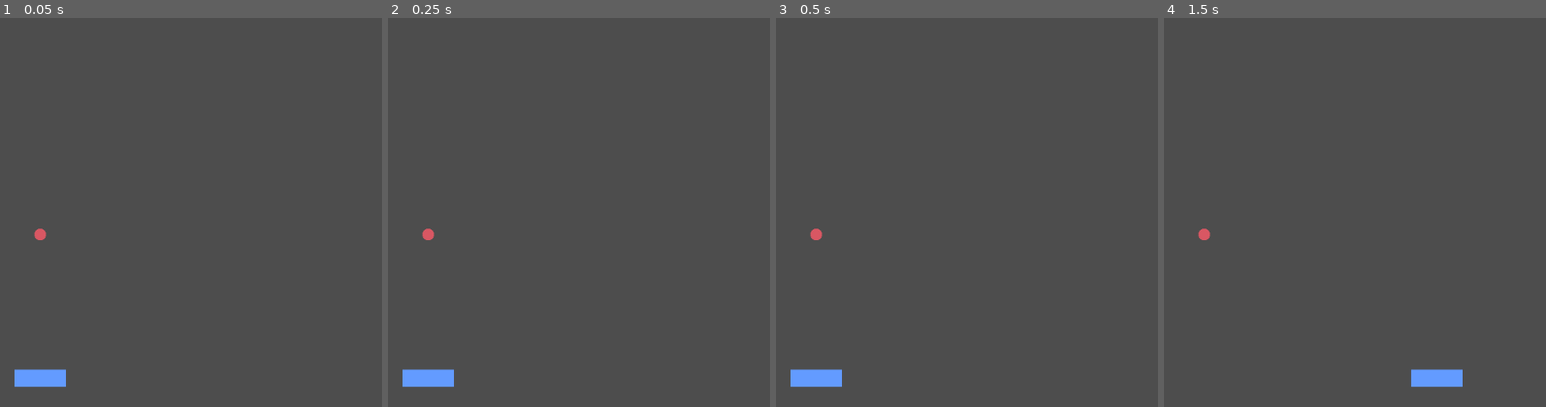
Above: before the commit, frames 1-4 (left to right).
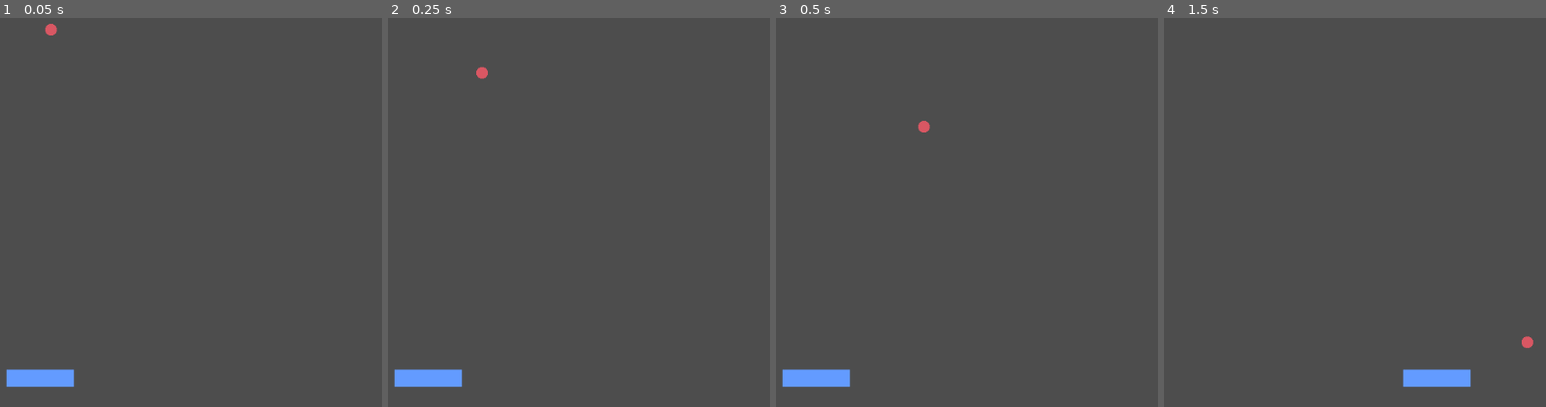
Above: after the commit, the same moments.

Repository: Fernando-Lamounier/BreakoutClone
Game: Godot game, scene res://scenes/gameplay.tscn
The game is run twice, just before and just after one commit, with the same random seed, the same clock (stepped at 60 frames per second) and the same inputs.
Inputs:
- Up to frame 1 (0.05 s): no input
- Up to frame 2 (0.25 s): no input
- Up to frame 3 (0.5 s): no input
- Up to frame 4 (1.5 s): tap Enter at 0.5 s; hold Right 0.53-1.28 s; tap Space at 1.25 s; hold Left from 1.28 s (still down)

The runs differ from the first frame. In frame 1, 0.4% of the frame differs, in the area x 1-20%, y 1-96%; in frame 2, 0.4%; in frame 3, 0.4%; in frame 4, 0.4%.

Commit message:
colisao da bola e possibilidade de derrota

Diff:
--- /dev/null
+++ b/bloco.gd
@@ -0,0 +1,11 @@
+extends Area2D
+
+
+# Called when the node enters the scene tree for the first time.
+func _ready() -> void:
+	pass # Replace with function body.
+
+
+# Called every frame. 'delta' is the elapsed time since the previous frame.
+func _process(delta: float) -> void:
+	pass
--- a/scenes/ball.gd
+++ b/scenes/ball.gd
@@ -1,19 +1,45 @@
 extends Area2D
 
-@export var speed = 20
+@export var velocidade = 10
 var x_minimo : float = -480
 var x_maximo : float = 480
-var y_maximo : float = 540
+var y_minimo : float = -540
 
+var direcao_anterior = Vector2(0,0)
 var direcao_atual = Vector2(0, 0)
 var nova_direcao = Vector2(0, 0)
 
-func limite_movement():
-	position.x = clamp(position.x, x_minimo, x_maximo)
 
 func _ready() -> void:
+	position = Vector2(0, 0)
+	direcao_atual = Vector2(0.5,0.5)
 	pass
 
 func _process(delta: float) -> void:
+	position += velocidade * direcao_atual
 
-	limite_movement()
+	if position.x >= x_maximo or position.x <= x_minimo:
+		direcao_anterior = direcao_atual
+		direcao_atual.x = direcao_atual.x * -1 * randf_range(1, 2)
+		direcao_atual.y = direcao_atual.y * randf_range(1, 1.6)
+		direcao_atual = direcao_atual.normalized()
+
+	if position.y <= y_minimo:
+		direcao_anterior = direcao_atual
+		direcao_atual.y = direcao_atual.y * -1 * randf_range(1, 2)
+		direcao_atual.x = direcao_atual.x * randf_range(1, 1.6)
+		direcao_atual = direcao_atual.normalized()
+
+	if position.y >= 540:
+		get_tree().quit()
+
+	print(direcao_atual)
+
+
+func _on_player_area_entered(area: Area2D) -> void:
+	direcao_anterior = direcao_atual
+	direcao_atual.y = direcao_atual.y * -1 * randf_range(1, 2)
+	direcao_atual.x = direcao_atual.x * randf_range(1, 1.6)
+	direcao_atual = direcao_atual.normalized()
+
+	pass # Replace with function body.
--- a/scenes/gameplay.tscn
+++ b/scenes/gameplay.tscn
@@ -3,6 +3,7 @@
 [ext_resource type="PackedScene" uid="uid://bwthlo64pi2gx" path="res://scenes/ball.tscn" id="1_00tan"]
 [ext_resource type="PackedScene" uid="uid://bdy6eolr4pi1t" path="res://scenes/player.tscn" id="2_l1v76"]
 [ext_resource type="PackedScene" uid="uid://dsceuwu45rfsn" path="res://bloco.tscn" id="3_l1v76"]
+[ext_resource type="Script" uid="uid://c1vcvn6w53tx6" path="res://bloco.gd" id="4_ct7aa"]
 
 [node name="Gameplay" type="Node2D" unique_id=1055879497]
 
@@ -14,6 +15,9 @@
 
 [node name="Bloco" parent="." unique_id=1714166786 instance=ExtResource("3_l1v76")]
 position = Vector2(555, 429)
+script = ExtResource("4_ct7aa")
 
 [node name="Camera" type="Camera2D" parent="." unique_id=965145855]
 unique_name_in_owner = true
+
+[connection signal="area_entered" from="Player" to="Ball" method="_on_player_area_entered"]
--- a/scenes/player.tscn
+++ b/scenes/player.tscn
@@ -7,6 +7,7 @@
 size = Vector2(70, 22)
 
 [node name="Player" type="Area2D" unique_id=963963296]
+scale = Vector2(1.3, 1)
 script = ExtResource("1_g2els")
 
 [node name="Sprite2D" type="Sprite2D" parent="." unique_id=709711209]
Not shown, added: bloco.gd.uid
